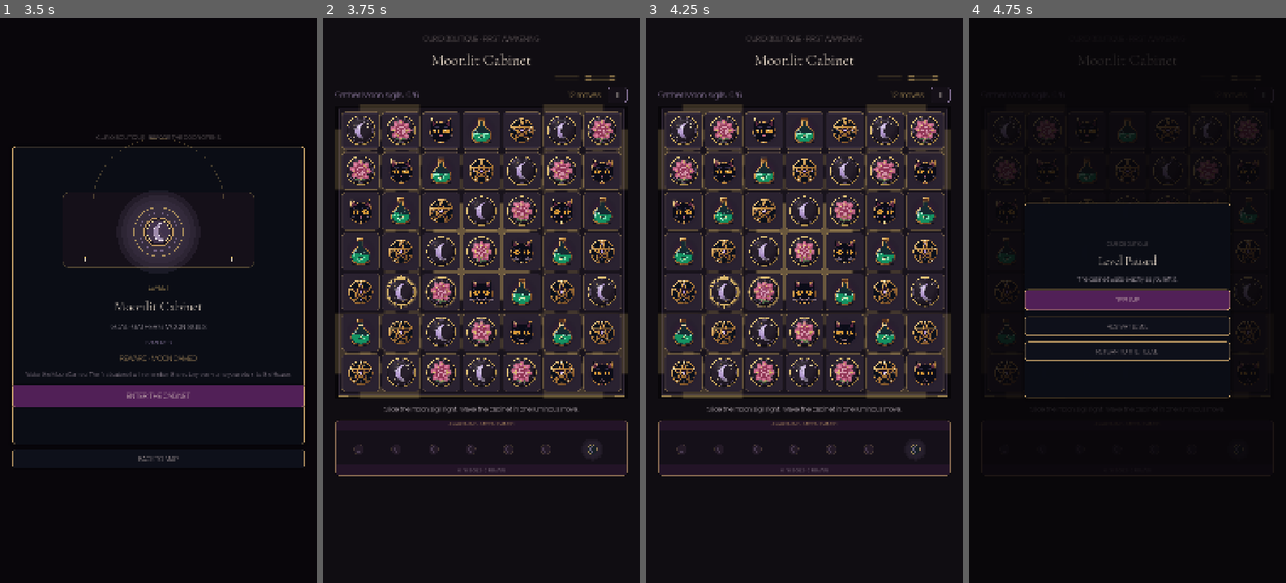
Above: before the commit, frames 1-4 (left to right).
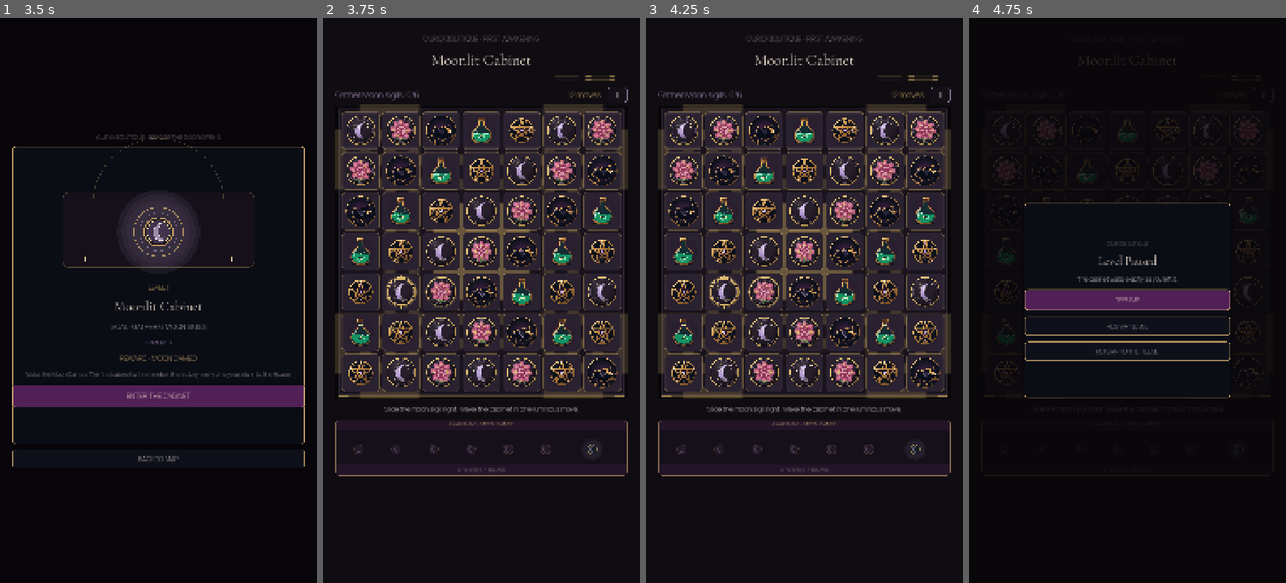
Above: after the commit, the same moments.

Repository: Jay-prodesign/akilta-match3
Game: Godot game, scene res://src/app/app_bootstrap.tscn
Two runs of this game, one before a commit and one after it. Both use one fixed random seed, a clock stepped at 60 frames per second and the inputs below.
Inputs:
- Up to frame 1 (3.5 s): click "RELIQUARY · 0 / 3" at 0.5 s; click "BACK TO THE HOUSE" at 1.25 s; click "OPEN CURIO MAP" at 2 s; click "1" at 2.75 s
- Up to frame 2 (3.75 s): click "ENTER THE CABINET" at 3.5 s
- Up to frame 3 (4.25 s): no input
- Up to frame 4 (4.75 s): click "Ⅱ" at 4.25 s

Frame 1 is identical in both runs. In frame 2, 2.1% of the frame differs, in the area x 6-94%, y 17-66%; in frame 3, 2.1%; in frame 4, 0.2%.

Commit message:
feat(assets): put crow potion and pentagram symbols on live Level 1 board

Diff:
--- a/src/match3/presentation/piece_asset_loader.gd
+++ b/src/match3/presentation/piece_asset_loader.gd
@@ -6,7 +6,7 @@
 const PATHS := {
 	"moon": "res://assets/pieces/moon_sigil.svg",
 	"rose": "res://assets/pieces/thorn_rose.svg",
-	"moth": "res://assets/pieces/black_cat.svg",
+	"moth": "res://assets/pieces/crow.svg",
 	"key": "res://assets/pieces/potion.svg",
 	"leaf": "res://assets/pieces/pentagram.svg",
 }
@@ -44,7 +44,7 @@
 		loaded[family] = texture(String(family)) != null
 	return {
 		"source": "AKILTA first-party original SVG",
-		"status": "north_star_transitional_skin_v1",
+		"status": "north_star_symbol_set_v2",
 		"paid_dependency": false,
 		"fallback": "owned_procedural_renderer",
 		"families": loaded,
